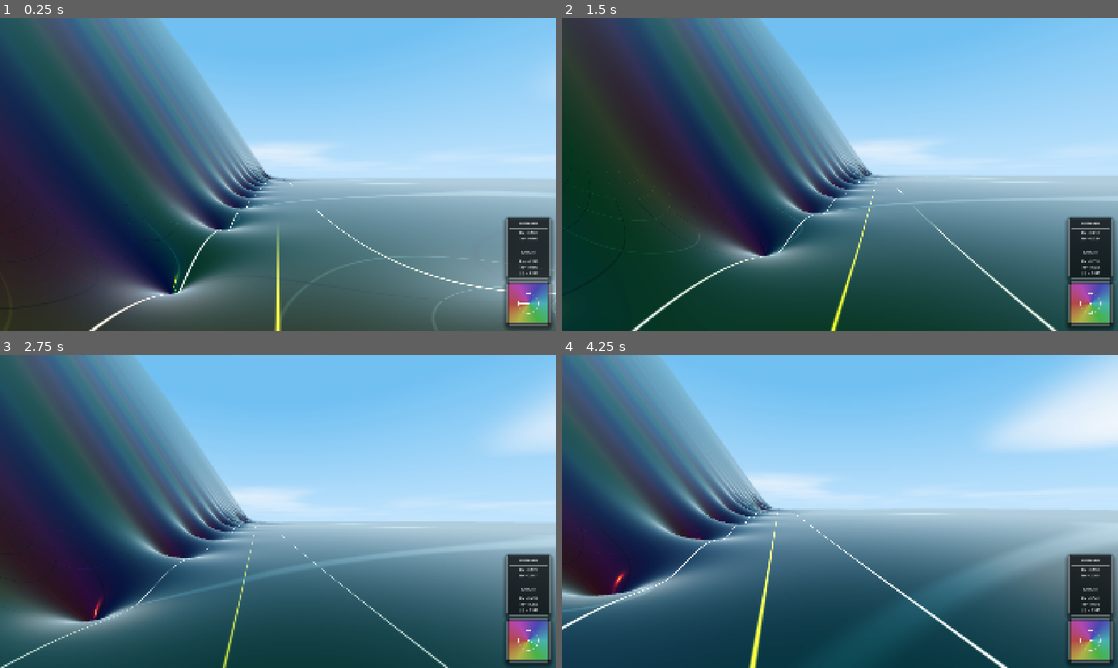
Above: before the commit, frames 1-4 (two rows, left to right).
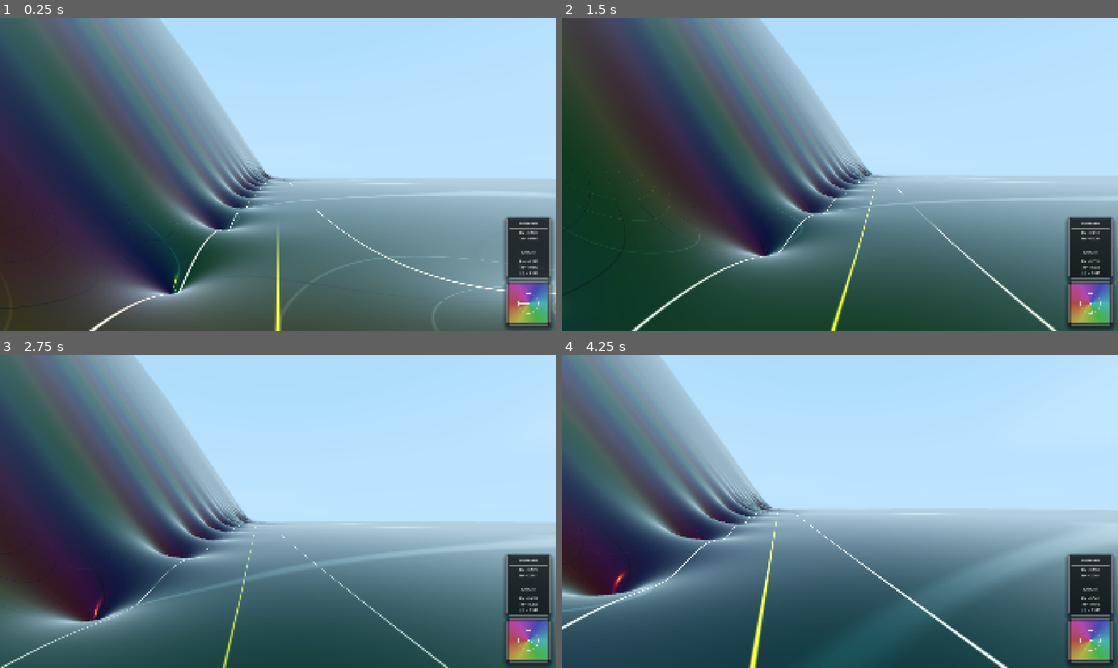
Above: after the commit, the same moments.

Repository: allanino/complex-functions-explorer
Game: Godot game, scene res://scenes/main.tscn
Two runs of this game, one before a commit and one after it. Both use one fixed random seed, a clock stepped at 60 frames per second and the inputs below.
Inputs (mouse positions are in pixels of both pictures, inside the frame that each line leads up to):
- Up to frame 1 (0.25 s): no input
- Up to frame 2 (1.5 s): tap Enter at 0.5 s; move the mouse to (867, 174) at 0.52 s; hold W (move_forward) from 0.53 s (still down); tap G at 0.6 s; tap Space at 0.77 s; move the mouse to (812, 174) at 1.27 s; tap N at 1.35 s
- Up to frame 3 (2.75 s): keep holding W (move_forward); tap Space at 1.52 s; move the mouse to (289, 505) at 2.02 s; tap C at 2.1 s
- Up to frame 4 (4.25 s): keep holding W (move_forward); move the mouse to (834, 517) at 2.77 s; tap Shift at 2.85 s; tap Space at 3.02, 3.77 s; move the mouse to (878, 514) at 3.52 s; hold Ctrl from 3.53 s (still down)

The runs differ from the first frame. In frame 1, 28% of the frame differs, in the area x 10-100%, y 0-64%; in frame 2, 25%; in frame 3, 30%, in the area x 7-100%, y 0-64%; in frame 4, 29%.

Commit message:
Implement synchronized atmospheric aerial perspective for terrain and sky
This change replaces the previous local haze logic with a unified,
CPU-synchronized atmospheric perspective system. Key improvements include:

- Shared `atmosphere_color` uniform calculated per-frame on the CPU,
  harmonizing the day/night cycle across terrain and sky.
- Exponential distance-based haze in the terrain shader with height
  falloff and desaturation for improved depth perception.
- Physically based blending using EMISSION to ensure atmosphere remains
  unshaded and matches the horizon perfectly.
- Broad compatibility for Godot 4.x by avoiding 4.3-specific built-ins.
- Low-cost ALU implementation suitable for high-performance visualization.

Co-authored-by: allanino <5325241+allanino@users.noreply.github.com>

Diff:
--- a/scripts/world_manager.gd
+++ b/scripts/world_manager.gd
@@ -25,6 +25,7 @@
 var _golden_hour_transition: float = 0.0
 var _day_night_time: float = 0.0
 var _sun_color = Color("#fc9500")
+var _current_atmosphere_color: Color = Color(0.6, 0.8, 1.0)
 
 func _ready():
 	_update_lod_subs()
@@ -112,11 +113,25 @@
 
 		night_factor = 0.0
 
+	# Compute current atmospheric color to sync sky and terrain
+	var h_day = Color(0.6, 0.8, 1.0)
+	var h_golden = Color(1.0, 0.4, 0.1)
+	var h_night = Color(0.01, 0.02, 0.05)
+
+	_current_atmosphere_color = h_day.lerp(h_golden, _golden_hour_transition)
+	_current_atmosphere_color = _current_atmosphere_color.lerp(h_night, night_factor)
+
 	if world_environment and world_environment.environment and world_environment.environment.sky:
 		var sky_mat = world_environment.environment.sky.sky_material as ShaderMaterial
 		if sky_mat:
 			sky_mat.set_shader_parameter("golden_hour_factor", _golden_hour_transition)
 			sky_mat.set_shader_parameter("night_factor", night_factor)
+			sky_mat.set_shader_parameter("atmosphere_color", _current_atmosphere_color)
+
+	# Update atmosphere color for all active chunks every frame
+	for chunk in chunks.values():
+		if chunk.material_override:
+			chunk.material_override.set_shader_parameter("atmosphere_color", _current_atmosphere_color)
 
 	# Check if any field properties have changed
 	var current_field_state = {
@@ -208,6 +223,7 @@
 		chunk.material_override.set_shader_parameter("height_epsilon", Config.height_epsilon)
 		chunk.material_override.set_shader_parameter("rational_num_coeffs", Config.rational_num_coeffs)
 		chunk.material_override.set_shader_parameter("rational_den_coeffs", Config.rational_den_coeffs)
+		chunk.material_override.set_shader_parameter("atmosphere_color", _current_atmosphere_color)
 
 func _load_chunk(coord: Vector2i):
 	var chunk = chunk_scene.instantiate()
--- a/shaders/sky.gdshader
+++ b/shaders/sky.gdshader
@@ -3,6 +3,7 @@
 uniform vec3 sky_color : source_color = vec3(0.3, 0.6, 0.9);
 uniform vec3 horizon_color : source_color = vec3(0.6, 0.8, 1.0);
 uniform vec3 cloud_color : source_color = vec3(1.0, 1.0, 1.0);
+uniform vec3 atmosphere_color;
 uniform float golden_hour_factor = 0.0;
 uniform float night_factor = 0.0;
 
@@ -179,44 +180,19 @@
     // Haze
     //----------------
 
-    // Stronger near horizon
+    // Exponential haze near horizon to match terrain
     float horizon = 1.0 - clamp(EYEDIR.y, 0.0, 1.0);
+    float haze_amount = 1.0 - exp(-horizon * 3.0);
 
-    // Exponential falloff feels more natural
-    float haze_amount = 1.0 - exp(-horizon * 4.0);
-
-    // Slightly stronger near sun
+    // Subtle sun scattering
     float sun_haze = 0.0;
-
     if (LIGHT0_ENABLED) {
         float sun_dot = max(dot(EYEDIR, LIGHT0_DIRECTION), 0.0);
-
-        // Wide forward scattering
-        sun_haze = pow(sun_dot, 3.0);
+        sun_haze = pow(sun_dot, 4.0) * 0.2 * (1.0 - night_factor);
     }
 
-    // Atmospheric color
-    vec3 haze_color = mix(
-        vec3(0.55, 0.65, 0.8), // bluish daytime haze
-        LIGHT0_COLOR * vec3(1.0, 0.7, 0.4), // warm sunset haze
-        golden_hour_factor
-    );
-
-    // Add subtle sun scattering
-    haze_color += LIGHT0_COLOR * sun_haze * 0.2;
-
-    // Final intensity (decrease with night)
-    float night_haze_factor = 1.0 - smoothstep(0.05, 1.0, night_factor);
-    float final_haze =
-        (haze_amount * 0.1 +
-        sun_haze * 0.08)
-        * night_haze_factor;
-
-    cloud_final_color = mix(
-        cloud_final_color,
-        haze_color,
-        clamp(final_haze, 0.0, 1.0)
-    );
+    cloud_final_color = mix(cloud_final_color, atmosphere_color, haze_amount);
+    cloud_final_color += LIGHT0_COLOR * sun_haze;
 
     COLOR = cloud_final_color;
 }
--- a/shaders/terrain.gdshader
+++ b/shaders/terrain.gdshader
@@ -11,6 +11,11 @@
 uniform int color_scheme = 0;
 uniform bool show_curves = true;
 uniform bool show_critical_stripe = true;
+
+uniform vec3 atmosphere_color;
+uniform float atmosphere_density = 0.00012;
+uniform float atmosphere_desaturation = 0.4;
+uniform float atmosphere_height_falloff = 0.015;
 
 // Helper function to convert HSV to RGB
 vec3 hsv2rgb(vec3 c) {
@@ -215,4 +220,25 @@
         METALLIC = 0.7;
         SPECULAR = 0.1;
     }
-}
+
+    // Aerial Perspective (Haze)
+    // CAMERA_POSITION_WORLD is for Godot 4.3+, let's use a safer version for compatibility
+    // if we don't have it, we could pass it or use (INV_VIEW_MATRIX * vec4(0.0, 0.0, 0.0, 1.0)).xyz
+    vec3 cam_pos = (INV_VIEW_MATRIX * vec4(0.0, 0.0, 0.0, 1.0)).xyz;
+    float dist = distance(cam_pos, world_pos);
+    float haze = 1.0 - exp(-dist * atmosphere_density);
+    haze = pow(haze, 1.5);
+
+    float height_factor = exp(-world_pos.y * atmosphere_height_falloff);
+    haze *= height_factor;
+
+    // Apply to both ALBEDO and EMISSION to blend everything toward the horizon color
+    float albedo_lum = dot(ALBEDO, vec3(0.299, 0.587, 0.114));
+    ALBEDO = mix(ALBEDO, vec3(albedo_lum), haze * atmosphere_desaturation);
+    // At distance, we want it to be unshaded and match the sky exactly
+    ALBEDO = mix(ALBEDO, vec3(0.0), haze);
+
+    float emission_lum = dot(EMISSION, vec3(0.299, 0.587, 0.114));
+    EMISSION = mix(EMISSION, vec3(emission_lum), haze * atmosphere_desaturation);
+    EMISSION = mix(EMISSION, atmosphere_color, haze);
+}
